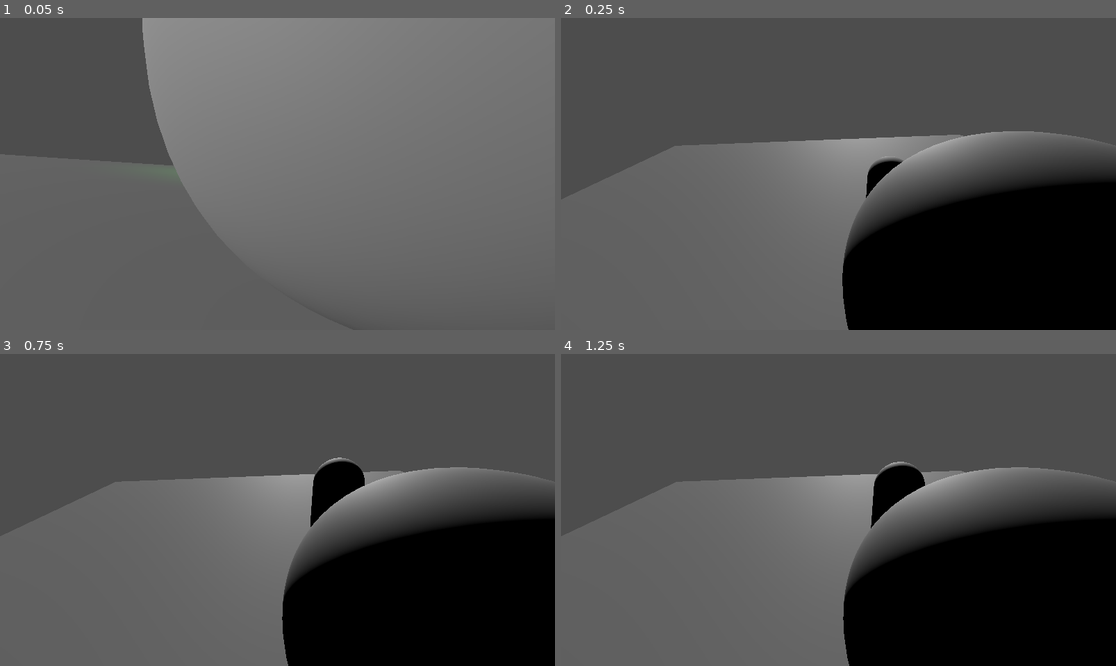
Above: before the commit, frames 1-4 (two rows, left to right).
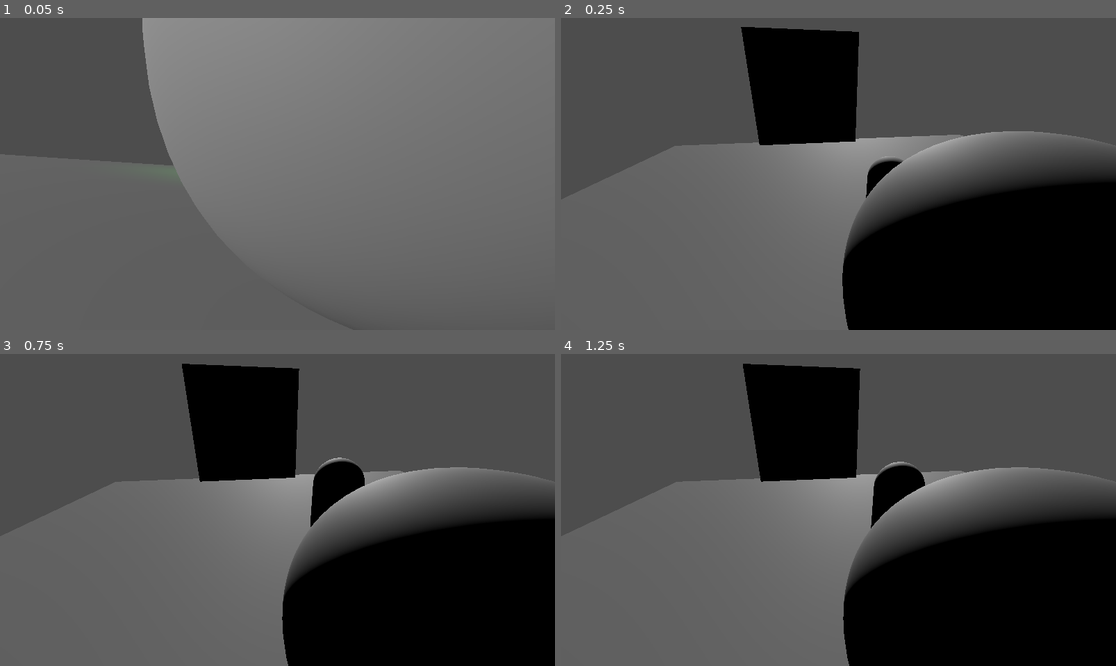
Above: after the commit, the same moments.

Repository: hadll/i-unno
Game: Godot game, scene res://scenes/playground.tscn
Two runs of this game, one before a commit and one after it. Both use one fixed random seed, a clock stepped at 60 frames per second and the inputs below.
Inputs (mouse positions are in pixels of both pictures, inside the frame that each line leads up to):
- Up to frame 1 (0.05 s): no input
- Up to frame 2 (0.25 s): no input
- Up to frame 3 (0.75 s): tap Enter (ui_accept) at 0.5 s; move the mouse to (305, 510) at 0.52 s; hold W (move_forward) from 0.53 s (still down); click (305, 510) at 0.67 s
- Up to frame 4 (1.25 s): keep holding W (move_forward); tap Enter (ui_accept) at 0.77 s

Frame 1 is identical in both runs. In frame 2, 7.0% of the frame differs, in the area x 32-54%, y 2-41%; in frame 3, 7.0%; in frame 4, 7.0%.

Commit message:
update demo to include security cameras

Diff:
--- a/scenes/playground.tscn
+++ b/scenes/playground.tscn
@@ -9,6 +9,7 @@
 [ext_resource type="Script" uid="uid://dkq6mobqqioes" path="res://scripts/global_key_trigger.gd" id="8_2bfhc"]
 [ext_resource type="Script" uid="uid://q3t4j0k4xwsm" path="res://scripts/trigger.gd" id="8_2q4k0"]
 [ext_resource type="Script" uid="uid://bpj8ajinuuf45" path="res://scripts/auto_trigger.gd" id="8_x1amm"]
+[ext_resource type="Script" uid="uid://i4gm277hvbec" path="res://scripts/player_camera.gd" id="10_x1amm"]
 
 [sub_resource type="WorldBoundaryShape3D" id="WorldBoundaryShape3D_8tsvv"]
 
@@ -29,6 +30,20 @@
 device = -1
 keycode = 65
 unicode = 97
+
+[sub_resource type="InputEventKey" id="InputEventKey_2bfhc"]
+device = -1
+keycode = 87
+unicode = 119
+
+[sub_resource type="QuadMesh" id="QuadMesh_s8xio"]
+
+[sub_resource type="ViewportTexture" id="ViewportTexture_clypn"]
+viewport_path = NodePath("SubViewport")
+
+[sub_resource type="StandardMaterial3D" id="StandardMaterial3D_s8xio"]
+resource_local_to_scene = true
+albedo_texture = SubResource("ViewportTexture_clypn")
 
 [node name="Level" type="Node3D" unique_id=1723509510 node_paths=PackedStringArray("player", "player_camera")]
 script = ExtResource("1_88rkb")
@@ -115,3 +130,68 @@
 script = ExtResource("6_pewrh")
 trigger = NodePath("../StaticBody3D2/ListTrigger/Trigger3")
 metadata/_custom_type_script = "uid://bvmwuhi6j156l"
+
+[node name="SubViewport" type="SubViewport" parent="." unique_id=1202203462]
+
+[node name="CameraCamera" type="Camera3D" parent="SubViewport" unique_id=2072962339]
+transform = Transform3D(1, 0, 0, 0, 1, 0, 0, 0, 1, 0, 3.1097753, 5.757988)
+script = ExtResource("10_x1amm")
+metadata/_custom_type_script = "uid://i4gm277hvbec"
+
+[node name="CameraAngle3D" type="Node3D" parent="SubViewport" unique_id=478425932 node_paths=PackedStringArray("camera", "trigger")]
+transform = Transform3D(0.99776834, 3.7252903e-09, -0.0667701, 0.028268954, 0.9059534, 0.42243263, 0.060490604, -0.42337742, 0.90393174, -6.7396126, 3.0802379, -2.484993)
+script = ExtResource("6_pewrh")
+camera = NodePath("../CameraCamera")
+use_player_camera = false
+trigger = NodePath("../ListTrigger/Trigger")
+tween = false
+metadata/_custom_type_script = "uid://bvmwuhi6j156l"
+
+[node name="CameraAngle3D2" type="Node3D" parent="SubViewport" unique_id=1356454859 node_paths=PackedStringArray("camera", "trigger")]
+transform = Transform3D(0.99776834, 3.7252903e-09, -0.0667701, 0.028268954, 0.9059534, 0.42243263, 0.060490604, -0.42337742, 0.90393174, -0.033769492, 2.6460721, -0.265928)
+script = ExtResource("6_pewrh")
+camera = NodePath("../CameraCamera")
+use_player_camera = false
+trigger = NodePath("../ListTrigger/AutoTrigger")
+tween = false
+metadata/_custom_type_script = "uid://bvmwuhi6j156l"
+
+[node name="CameraAngle3D3" type="Node3D" parent="SubViewport" unique_id=1975095267 node_paths=PackedStringArray("camera", "trigger")]
+transform = Transform3D(0.99776834, 0.061712172, -0.025492247, 0.028268952, -0.04454729, 0.99860734, 0.06049061, -0.9970994, -0.046192408, 0.36241913, 10.725213, -1.4159523)
+script = ExtResource("6_pewrh")
+camera = NodePath("../CameraCamera")
+use_player_camera = false
+trigger = NodePath("../ListTrigger/Trigger2")
+tween = false
+metadata/_custom_type_script = "uid://bvmwuhi6j156l"
+
+[node name="ListTrigger" type="Node3D" parent="SubViewport" unique_id=1914850938 node_paths=PackedStringArray("triggers")]
+script = ExtResource("7_mrac1")
+triggers = {
+NodePath("../GlobalKeyTrigger"): 1
+}
+starting_index = 1
+metadata/_custom_type_script = "uid://xlmuadquvy0u"
+
+[node name="Trigger" type="Node3D" parent="SubViewport/ListTrigger" unique_id=798670284]
+script = ExtResource("8_2q4k0")
+metadata/_custom_type_script = "uid://q3t4j0k4xwsm"
+
+[node name="AutoTrigger" type="Node3D" parent="SubViewport/ListTrigger" unique_id=1576923839]
+script = ExtResource("8_x1amm")
+behavior = 1
+metadata/_custom_type_script = "uid://bpj8ajinuuf45"
+
+[node name="Trigger2" type="Node3D" parent="SubViewport/ListTrigger" unique_id=343024899]
+script = ExtResource("8_2q4k0")
+metadata/_custom_type_script = "uid://q3t4j0k4xwsm"
+
+[node name="GlobalKeyTrigger" type="Node3D" parent="SubViewport" unique_id=876971978]
+script = ExtResource("8_2bfhc")
+button = SubResource("InputEventKey_2bfhc")
+metadata/_custom_type_script = "uid://dkq6mobqqioes"
+
+[node name="MeshInstance3D" type="MeshInstance3D" parent="." unique_id=178194767]
+transform = Transform3D(-1, 0, 8.742278e-08, 0, 1, 0, -8.742278e-08, 0, -1, 1.8240962, 3.3833847, -1.9136934)
+mesh = SubResource("QuadMesh_s8xio")
+surface_material_override/0 = SubResource("StandardMaterial3D_s8xio")
